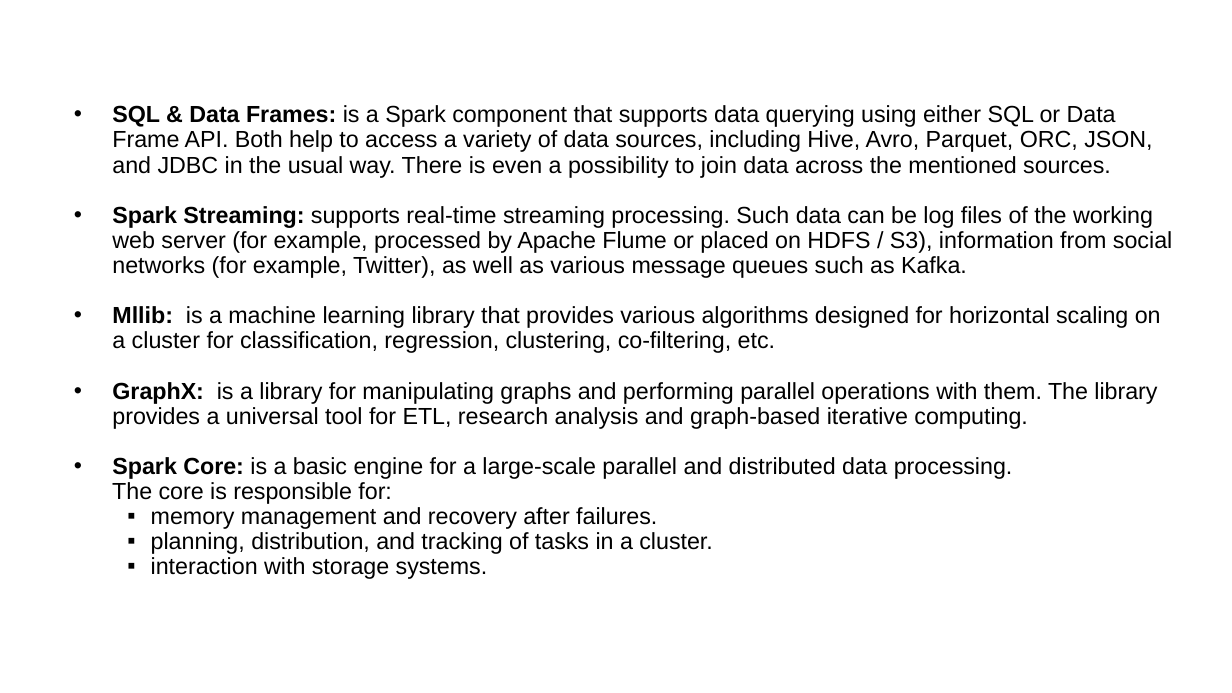
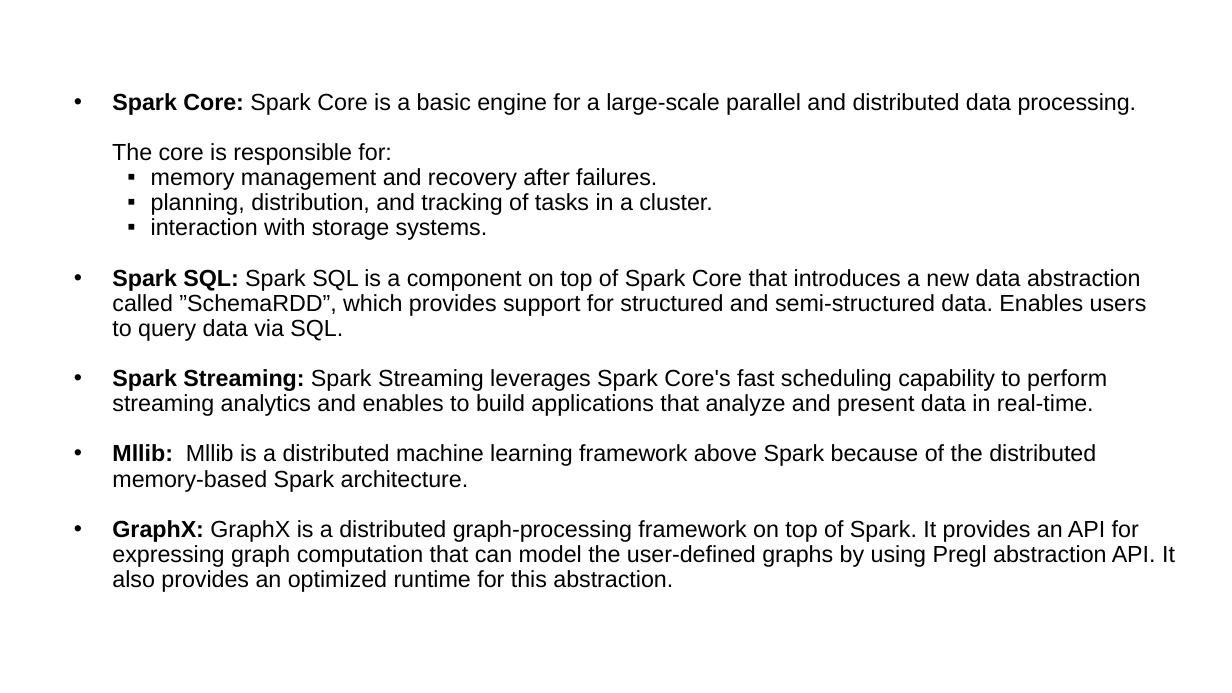
Before and after one commit to danaelshrbiny10/pyspark-playstore, a slide deck: slide 15 of ppt/apache-spark.pptx (slide 12 before the commit). Drawn at 1232x693 pixels with LibreOffice and Linux fonts; fonts in the diff are those of the drawing. Boxes give left, top, right and bottom in pixels: in the first picture for what was removed or moved away, otherwise in the second. Text is boxed around its words. In the diff, an @@ line names an element or a change of style, - is before the commit and + after.

Commit message:
update ppt file

```diff
--- a/ppt/apache-spark.pptx
+++ b/ppt/apache-spark.pptx
@@ text at [112, 93, 1137, 115]: text changed @@
-• SQL & Data Frames: is a Spark component that supports data querying using either SQL or Data Frame API. Both help to access a variety of data sources, including Hive, Avro, Parquet, ORC, JSON, and JDBC in the usual way. There is even a possibility to join data across the mentioned sources.
-• Spark Streaming: supports real-time streaming processing. Such data can be log files of the working web server (for example, processed by Apache Flume or placed on HDFS / S3), information from social networks (for example, Twitter), as well as various message queues such as Kafka.
-• Mllib: is a machine learning library that provides various algorithms designed for horizontal scaling on a cluster for classification, regression, clustering, co-filtering, etc.
-• GraphX: is a library for manipulating graphs and performing parallel operations with them. The library provides a universal tool for ETL, research analysis and graph-based iterative computing.
-• Spark Core: is a basic engine for a large-scale parallel and distributed data processing.
+• Spark Core: Spark Core is a basic engine for a large-scale parallel and distributed data processing.
@@ text at [112, 269, 1175, 592]: paragraphs added @@
+• Spark SQL: Spark SQL is a component on top of Spark Core that introduces a new data abstraction called ”SchemaRDD”, which provides support for structured and semi-structured data. Enables users to query data via SQL.
+• Spark Streaming: Spark Streaming leverages Spark Core's fast scheduling capability to perform streaming analytics and enables to build applications that analyze and present data in real-time.
+• Mllib: Mllib is a distributed machine learning framework above Spark because of the distributed memory-based Spark architecture.
+• GraphX: GraphX is a distributed graph-processing framework on top of Spark. It provides an API for expressing graph computation that can model the user-defined graphs by using Pregl abstraction API. It also provides an optimized runtime for this abstraction.
```
Also in this commit, not shown: 3 other slides changed, 4 slides added, 2 slides removed, 1 other file.
